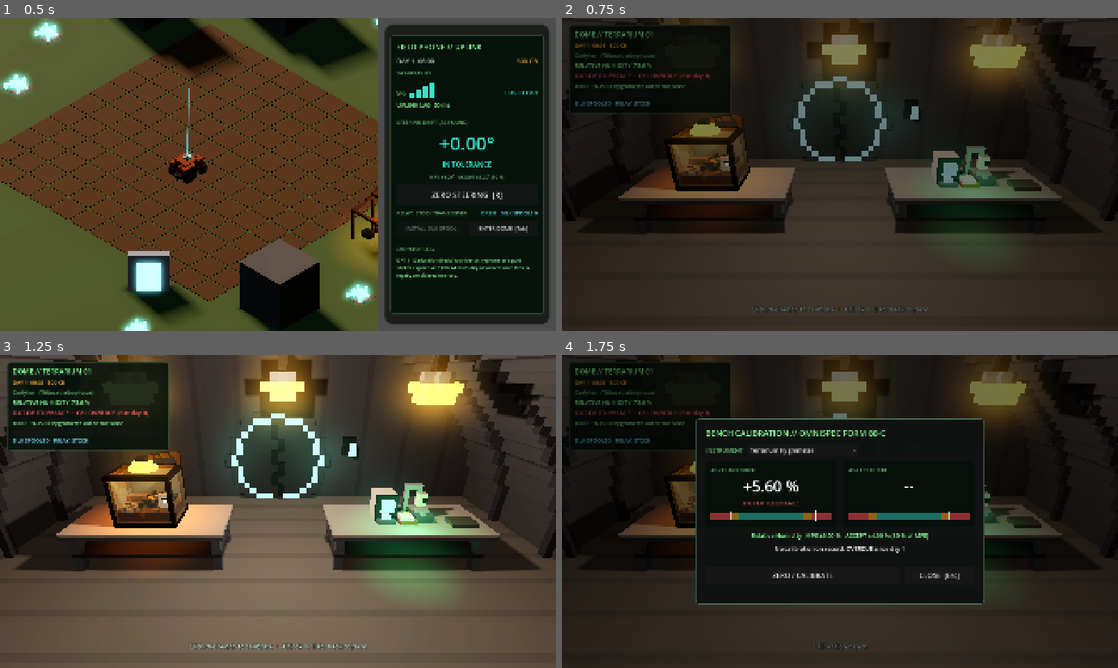
Above: before the commit, frames 1-4 (two rows, left to right).
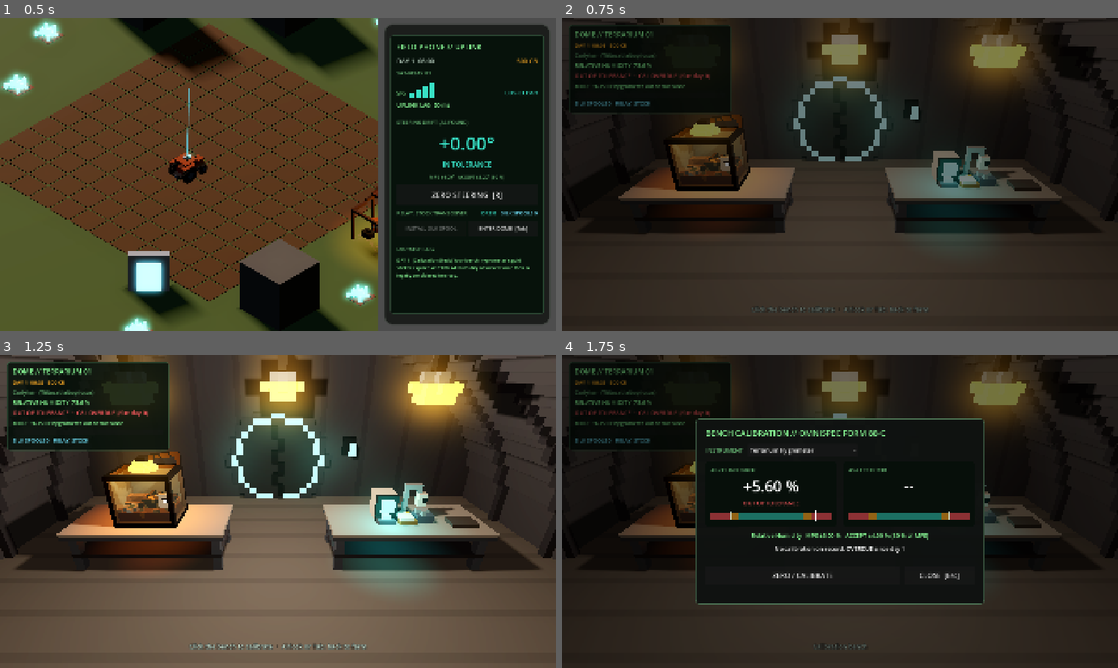
Above: after the commit, the same moments.

Repository: xlockeddown-glitch/out-of-spec
Game: Godot game, scene res://scenes/main_farm.tscn
The game is run twice, just before and just after one commit, with the same random seed, the same clock (stepped at 60 frames per second) and the same inputs.
Inputs (mouse positions are in pixels of both pictures, inside the frame that each line leads up to):
- Up to frame 1 (0.5 s): no input
- Up to frame 2 (0.75 s): click "ENTER DOME [Tab]" at 0.5 s
- Up to frame 3 (1.25 s): no input
- Up to frame 4 (1.75 s): tap Enter at 1.25 s; move the mouse to (962, 495) at 1.27 s; hold D (rover_steer_right) from 1.28 s (still down); hold E (interact) from 1.28 s (still down); click (962, 495) at 1.42 s

Frame 1 is identical in both runs. In frame 2, 0.4% of the frame differs, in the area x 65-79%, y 40-58%; in frame 3, 3.3%, in the area x 60-87%, y 40-78%; in frame 4, less than 0.1%.

Commit message:
Cal station screen light: teal (#38E1C6), moved to the new screen
Co-Authored-By: Claude Opus 5.5 <noreply@anthropic.com>
Claude-Session: https://claude.ai/code/session_01BofB6MbKLctUdnYN5tTGLe

Diff:
--- a/scenes/dome_interior.tscn
+++ b/scenes/dome_interior.tscn
@@ -50,9 +50,9 @@
 emission_energy_multiplier = 2.0
 
 [sub_resource type="StandardMaterial3D" id="MatScreen"]
-albedo_color = Color(0.2, 0.6, 0.3, 1)
+albedo_color = Color(0.13, 0.5, 0.45, 1)
 emission_enabled = true
-emission = Color(0.3, 1, 0.5, 1)
+emission = Color(0.22, 0.88, 0.78, 1)
 emission_energy_multiplier = 1.5
 
 [sub_resource type="BoxShape3D" id="TerrariumShape"]
@@ -242,8 +242,8 @@
 material = SubResource("MatScreen")
 
 [node name="ScreenLight" type="OmniLight3D" parent="CalStation"]
-position = Vector3(0, 0.4, 0.8)
-light_color = Color(0.3, 1, 0.5, 1)
+position = Vector3(-0.45, 0.35, 0.5)
+light_color = Color(0.22, 0.88, 0.78, 1)
 light_energy = 0.6
 omni_range = 2.0
 
